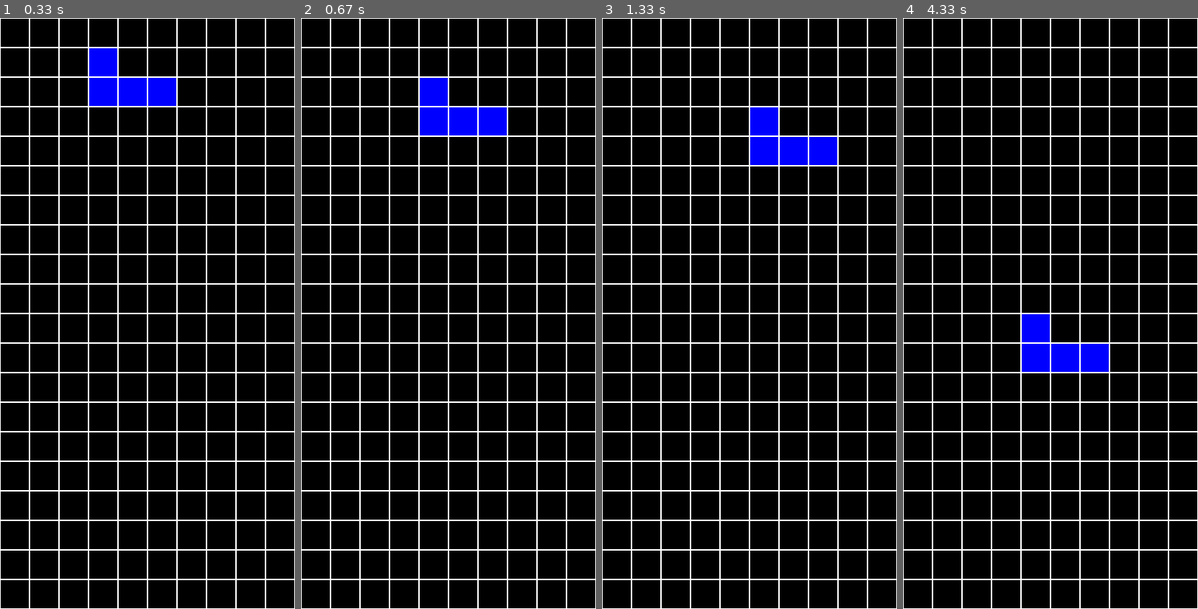
Above: before the commit, frames 1-4 (left to right).
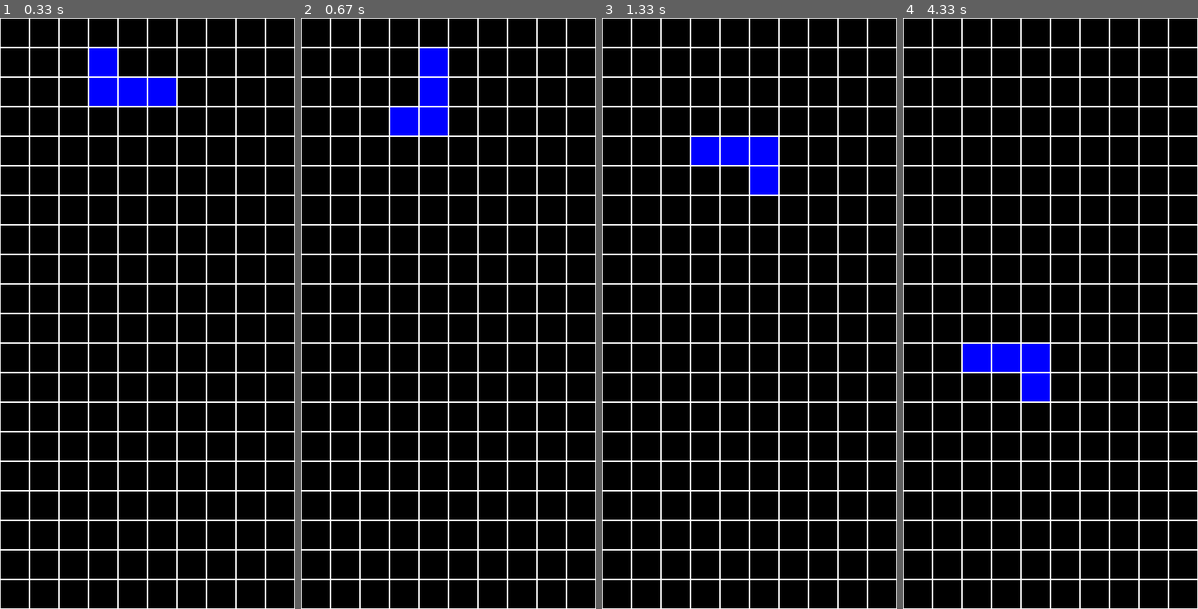
Above: after the commit, the same moments.

Repository: ozgurkumas/tetris-with-pygame
Game: pygame game, started from tetris.py
The game is run twice, just before and just after one commit, with the same random seed, the same clock (stepped at 60 frames per second) and the same inputs.
Inputs:
- Up to frame 1 (0.33 s): no input
- Up to frame 2 (0.67 s): hold Space from 0.33 s (still down); hold Right from 0.33 s (still down)
- Up to frame 3 (1.33 s): release Space at 0.8 s; release Right at 0.8 s; hold Right 0.83-1.3 s; tap Space at 0.9 s
- Up to frame 4 (4.33 s): hold Right 1.33-1.93 s; tap Space at 1.4, 2.03, 2.83, 3.83 s; hold Left 1.97-2.73 s; hold Down 2.77-3.73 s; hold Left from 3.77 s (still down)

Frame 1 is identical in both runs. In frame 2, 1.8% of the frame differs, in the area x 30-70%, y 5-20%; in frame 3, 2.7%, in the area x 30-80%, y 15-30%; in frame 4, 2.7%.

Commit message:
rotating figures and detecting permission for rotation of figures

Diff:
--- a/tetris.py
+++ b/tetris.py
@@ -32,6 +32,7 @@
 class Figure:
     def __init__(self):
         self.gridList = []
+        self.rootPos = []
         self.isActive = True
         self.color_list = [(0, 0, 255), (204, 96, 86), (208, 230, 101), (176, 26, 166), (40, 155, 184)]
         self.color = random.choice(self.color_list)
@@ -41,10 +42,20 @@
             pygame.draw.rect(screen, self.color, (i[0], i[1], grid_scale, grid_scale))
             pygame.draw.rect(screen, white, (i[0], i[1], grid_scale, grid_scale), 1)
 
+    def rotate(self):
+        posK = self.rootPos[0]
+        posM = self.rootPos[1]
+        for i in range(len(self.gridList)):
+            posX = self.gridList[i][0]
+            posY = self.gridList[i][1]
+            self.gridList[i][0] = posK + posY - posM
+            self.gridList[i][1] = posM + posK - posX
+
 
 class Figure1(Figure): # l block
     def __init__(self):
         self.gridList = [[120,0], [160,0], [200,0], [240, 0]]
+        self.rootPos = [self.gridList[1][0], self.gridList[1][1]]
         self.isActive = True
         self.color_list = [(0, 0, 255), (204, 96, 86), (208, 230, 101), (176, 26, 166), (40, 155, 184)]
         self.color = random.choice(self.color_list)
@@ -52,6 +63,7 @@
 class Figure2(Figure): #j block
     def __init__(self):
         self.gridList = [[120,0], [120,40], [160,40], [200, 40]]
+        self.rootPos = [self.gridList[2][0], self.gridList[2][1]]
         self.isActive = True
         self.color_list = [(0, 0, 255), (204, 96, 86), (208, 230, 101), (176, 26, 166), (40, 155, 184)]
         self.color = random.choice(self.color_list)
@@ -59,6 +71,7 @@
 class Figure3(Figure): #L block
     def __init__(self):
         self.gridList = [[200,0], [200,40], [160,40], [120, 40]]
+        self.rootPos = [self.gridList[2][0], self.gridList[2][1]]
         self.isActive = True
         self.color_list = [(0, 0, 255), (204, 96, 86), (208, 230, 101), (176, 26, 166), (40, 155, 184)]
         self.color = random.choice(self.color_list)
@@ -66,6 +79,7 @@
 class Figure4(Figure): #o block
     def __init__(self):
         self.gridList = [[200,0], [200,40], [160,40], [160, 0]]
+        self.rootPos = [self.gridList[1][0], self.gridList[1][1]]
         self.isActive = True
         self.color_list = [(0, 0, 255), (204, 96, 86), (208, 230, 101), (176, 26, 166), (40, 155, 184)]
         self.color = random.choice(self.color_list)
@@ -73,6 +87,7 @@
 class Figure5(Figure): #s block
     def __init__(self):
         self.gridList = [[160,0], [160,40], [120,40], [200, 0]]
+        self.rootPos = [self.gridList[1][0], self.gridList[1][1]]
         self.isActive = True
         self.color_list = [(0, 0, 255), (204, 96, 86), (208, 230, 101), (176, 26, 166), (40, 155, 184)]
         self.color = random.choice(self.color_list)
@@ -80,6 +95,7 @@
 class Figure6(Figure): #t block
     def __init__(self):
         self.gridList = [[160,0], [160,40], [120,40], [200, 40]]
+        self.rootPos = [self.gridList[1][0], self.gridList[1][1]]
         self.isActive = True
         self.color_list = [(0, 0, 255), (204, 96, 86), (208, 230, 101), (176, 26, 166), (40, 155, 184)]
         self.color = random.choice(self.color_list)
@@ -87,9 +103,44 @@
 class Figure7(Figure): #z block
     def __init__(self):
         self.gridList = [[160,0], [160,40], [120,0], [200, 40]]
-        self.isActive = True
-        self.color_list = [(0, 0, 255), (204, 96, 86), (208, 230, 101), (176, 26, 166), (40, 155, 184)]
-        self.color = random.choice(self.color_list)
+        self.rootPos = [self.gridList[1][0], self.gridList[1][1]]
+        self.isActive = True
+        self.color_list = [(0, 0, 255), (204, 96, 86), (208, 230, 101), (176, 26, 166), (40, 155, 184)]
+        self.color = random.choice(self.color_list)
+
+
+def rotPerm(main_obj, others): #permission for rotating
+    rotPermBool = True
+    positions = []
+    for pos in main_obj.gridList:
+        positions.append([pos[0], pos[1]])
+    posK = main_obj.rootPos[0]
+    posM = main_obj.rootPos[1]
+    for i in range(len(positions)):
+        posX = positions[i][0]
+        posY = positions[i][1]
+        positions[i][0] = posK + posY - posM
+        positions[i][1] = posM + posK - posX
+
+
+    if(maxList(0, positions) > screen_width - grid_scale):
+        difference = int( (maxList(0, positions) - screen_width + grid_scale)/grid_scale )
+        for i in range(len(main_obj.gridList)):
+            main_obj.gridList[i][1] -= (difference * grid_scale)
+    elif(minList(0, positions) < 0):
+        difference = int( (-minList(0, positions))/grid_scale )
+        for i in range(len(main_obj.gridList)):
+            main_obj.gridList[i][1] += (difference * grid_scale)
+    elif maxList(1, positions) > screen_height-grid_scale:
+        rotPermBool = False
+
+    for pos in positions:
+        for object_ in others:
+            if pos in object_.gridList:
+                rotPermBool = False
+                break
+
+    return rotPermBool
 
 
 def perm(main_obj, others, dir):
@@ -149,22 +200,29 @@
                         if maxList(0, fig.gridList) < screen_width-grid_scale and perm(fig, others_list, 1)==True:
                             for i in range(len(fig.gridList)):
                                 fig.gridList[i][0] += grid_scale
+                            fig.rootPos = [fig.gridList[1][0], fig.gridList[1][1]]
                     elif event.key == pygame.K_LEFT:
                         if minList(0, fig.gridList) > 0 and perm(fig, others_list, 2)==True:
                             for i in range(len(fig.gridList)):
                                 fig.gridList[i][0] -= grid_scale
+                            fig.rootPos = [fig.gridList[1][0], fig.gridList[1][1]]
                     elif event.key == pygame.K_DOWN:
                         if perm(fig, others_list, 0)==True:
                             if maxList(1, fig.gridList) < screen_height-grid_scale:
                                 for i in range(len(fig.gridList)):
                                     fig.gridList[i][1] += grid_scale
+                                fig.rootPos = [fig.gridList[1][0], fig.gridList[1][1]]
                             else:
                                 fig.isActive = False
+                    elif event.key == pygame.K_SPACE:
+                        if rotPerm(fig, others_list):
+                            fig.rotate()
 
     if fig.isActive == True and perm(fig, others_list, 0)==True: # down 0, right 1, left 2
             if maxList(1, fig.gridList) < screen_height-grid_scale:
                 for i in range(len(fig.gridList)):
                     fig.gridList[i][1] += grid_scale
+                fig.rootPos = [fig.gridList[1][0], fig.gridList[1][1]]
             else:
                 fig.isActive = False
 
